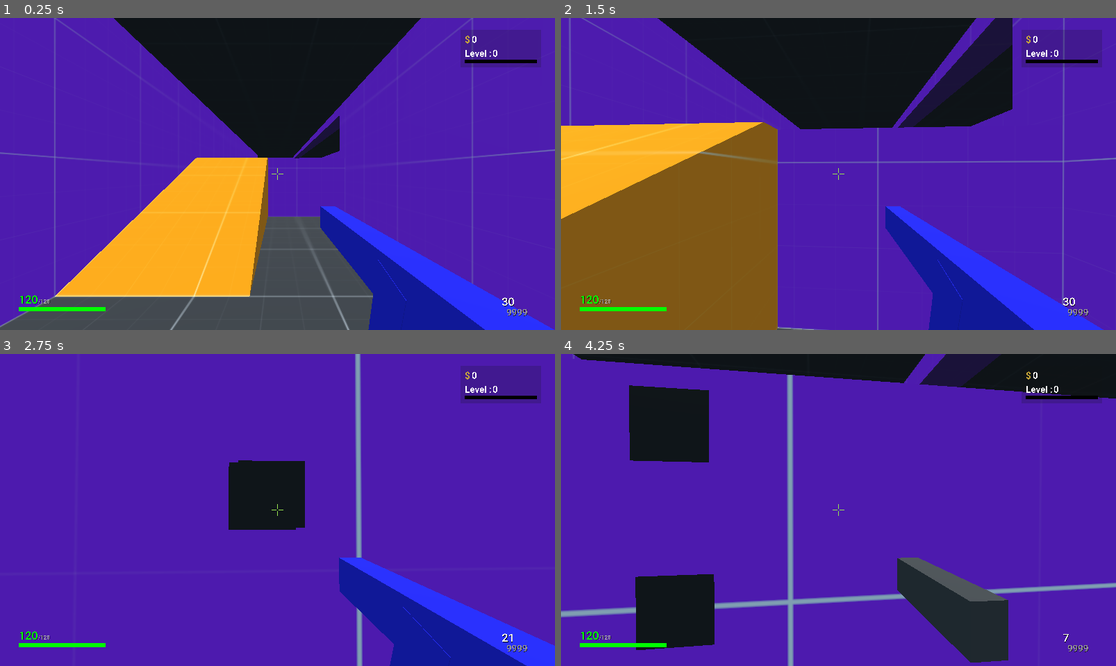
Above: before the commit, frames 1-4 (two rows, left to right).
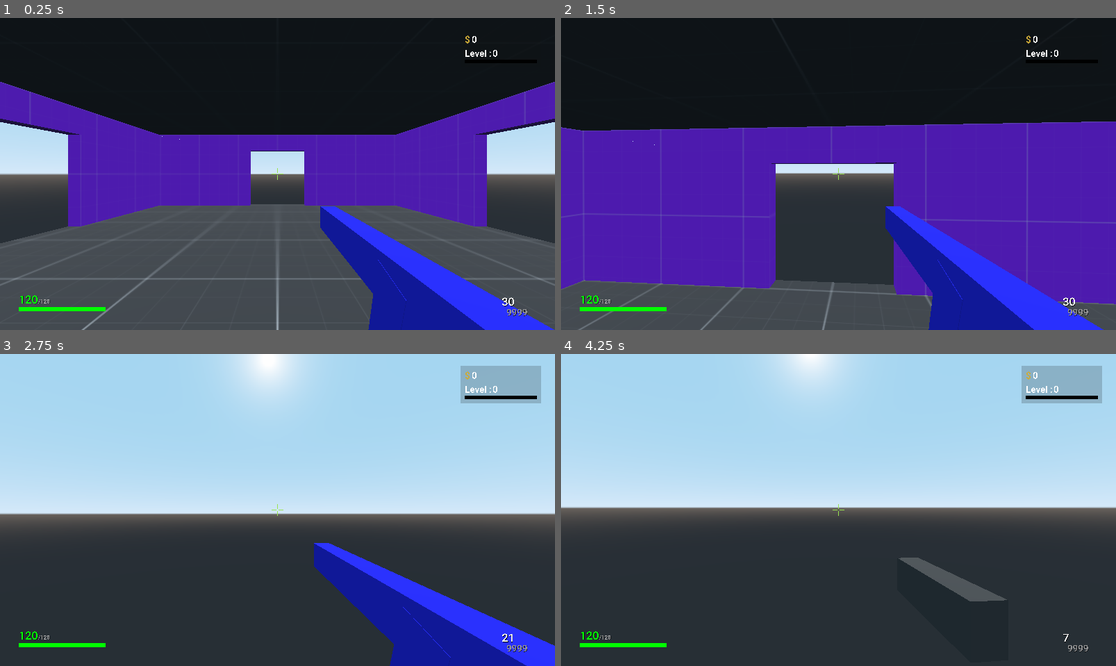
Above: after the commit, the same moments.

Repository: MetSpek/UntitledFPS
Game: Godot game, scene res://Scenes/Worlds/MainMenu.tscn
Two runs of this game, one before a commit and one after it. Both use one fixed random seed, a clock stepped at 60 frames per second and the inputs below. Before the commit the project starts from res://Scenes/Worlds/WorldTemplate.tscn.
Inputs (mouse positions are in pixels of both pictures, inside the frame that each line leads up to):
- Up to frame 1 (0.25 s): no input
- Up to frame 2 (1.5 s): move the mouse to (866, 174) at 0.52 s; hold W (move_forward) from 0.53 s (still down); tap Space (jump) at 0.6, 0.77, 1.07 s; move the mouse to (810, 174) at 1.27 s; tap Ctrl (crouch) at 1.35 s
- Up to frame 3 (2.75 s): keep holding W (move_forward); tap Space (jump) at 1.52, 1.55, 1.82, 2.3 s; move the mouse to (288, 503) at 2.02 s; press the mouse at (288, 503) at 2.03 s
- Up to frame 4 (4.25 s): keep holding W (move_forward); move the mouse to (832, 516) at 2.77 s; release the mouse at (832, 516) at 2.78 s; right-click (832, 516) at 2.85 s; tap Space (jump) at 3.02, 3.05, 3.32, 3.77, 3.8, 4.07 s; move the mouse to (877, 513) at 3.52 s; hold Mouse wheel up (next_weapon) from 3.53 s (still down)

The runs differ from the first frame. In frame 1, 52% of the frame differs, in the area x 0-100%, y 0-100%; in frame 2, 58%; in frame 3, 92%; in frame 4, 95%.

Commit message:
Version 0.0.1.10
- Added mantle
- Added teleporter
- Added start of main menu

Diff:
--- /dev/null
+++ b/Scenes/Enemies/EnemySpawn.tscn
@@ -0,0 +1,7 @@
+[gd_scene load_steps=2 format=2]
+
+[ext_resource path="res://Scripts/Enemies/Spawn.gd" type="Script" id=1]
+
+[node name="EnemySpawn" type="Spatial"]
+transform = Transform( -4.37114e-08, 0, 1, 0, 1, 0, -1, 0, -4.37114e-08, 0, 2, 0 )
+script = ExtResource( 1 )
--- a/Scenes/Players/PlayerTemplate.tscn
+++ b/Scenes/Players/PlayerTemplate.tscn
@@ -349,9 +349,19 @@
 transform = Transform( 1, 0, 0, 0, -4.37114e-08, -1, 0, 1, -4.37114e-08, 0, 0, 0 )
 shape = SubResource( 2 )
 
+[node name="Knee" type="RayCast" parent="CollisionShape"]
+transform = Transform( 1, 0, 0, 0, 1, 0, 0, 0, 1, 0, 2.28735e-09, 0.0523283 )
+enabled = true
+cast_to = Vector3( 0, -2, 0 )
+
 [node name="Foot" type="CollisionShape" parent="."]
 transform = Transform( 1, 0, 0, 0, 1, 0, 0, 0, 1, 0, -2.23908, 0 )
 shape = SubResource( 3 )
+
+[node name="Foot" type="RayCast" parent="Foot"]
+transform = Transform( 1, 0, 0, 0, 1, 0, 0, 0, 1, 0, -0.227631, 0 )
+enabled = true
+cast_to = Vector3( 0, 0, -2 )
 
 [node name="Head" type="Spatial" parent="."]
 transform = Transform( 1, 0, 0, 0, 1, 0, 0, 0, 1, 0, 1.5, 0 )
--- /dev/null
+++ b/Scenes/Worlds/Items/Teleporter.tscn
@@ -0,0 +1,35 @@
+[gd_scene load_steps=6 format=2]
+
+[ext_resource path="res://Scripts/World/Items/Teleporter.gd" type="Script" id=1]
+
+[sub_resource type="CylinderMesh" id=1]
+
+[sub_resource type="SpatialMaterial" id=4]
+albedo_color = Color( 0.576471, 0, 0, 1 )
+
+[sub_resource type="CylinderShape" id=2]
+
+[sub_resource type="CylinderShape" id=3]
+
+[node name="Teleporter" type="StaticBody" groups=["Teleporter"]]
+collision_mask = 31
+script = ExtResource( 1 )
+
+[node name="Platform" type="MeshInstance" parent="."]
+transform = Transform( 2.2, 0, 0, 0, 0.1, 0, 0, 0, 2.2, 0, 0, 0 )
+mesh = SubResource( 1 )
+material/0 = SubResource( 4 )
+
+[node name="CollisionShape" type="CollisionShape" parent="."]
+transform = Transform( 2.2, 0, 0, 0, 0.1, 0, 0, 0, 2.2, 0, 0, 0 )
+shape = SubResource( 2 )
+disabled = true
+
+[node name="Area" type="Area" parent="."]
+collision_mask = 2
+
+[node name="CollisionShape" type="CollisionShape" parent="Area"]
+transform = Transform( 1.32, 0, 0, 0, 1, 0, 0, 0, 1.32, 0, 1, 0 )
+shape = SubResource( 3 )
+
+[connection signal="body_entered" from="Area" to="." method="_on_Area_body_entered"]
--- /dev/null
+++ b/Scenes/Worlds/MainMenu.tscn
@@ -0,0 +1,73 @@
+[gd_scene load_steps=5 format=2]
+
+[ext_resource path="res://Scenes/Worlds/WorldTemplate.tscn" type="PackedScene" id=1]
+[ext_resource path="res://Scenes/Players/PlayerTemplate.tscn" type="PackedScene" id=2]
+[ext_resource path="res://Resources/Materials/Prototype/DarkMaterial.tres" type="Material" id=3]
+[ext_resource path="res://Resources/Materials/Prototype/PurpleMaterial.tres" type="Material" id=4]
+
+[node name="MainMenu" instance=ExtResource( 1 )]
+
+[node name="Floor" type="CSGBox" parent="Enviroment/Floors" index="0"]
+width = 32.0
+depth = 32.0
+material = ExtResource( 3 )
+
+[node name="Floor2" type="CSGBox" parent="Enviroment/Floors" index="1"]
+transform = Transform( 1, 0, 0, 0, 1, 0, 0, 0, 1, 0, 11, 0 )
+width = 32.0
+depth = 32.0
+material = ExtResource( 3 )
+
+[node name="Wall" type="CSGBox" parent="Enviroment/Walls" index="0"]
+transform = Transform( 1, 0, 0, 0, 1, 0, 0, 0, 1, 0, 5.5, -15.5 )
+width = 32.0
+height = 9.0
+depth = 1.0
+material = ExtResource( 4 )
+
+[node name="Wall5" type="CSGBox" parent="Enviroment/Walls/Wall" index="0"]
+transform = Transform( 1, 0, 0, 0, 1, 0, 0, 0, 1, 0, -1, 0 )
+operation = 2
+width = 7.0
+height = 7.0
+material = ExtResource( 4 )
+
+[node name="Wall2" type="CSGBox" parent="Enviroment/Walls" index="1"]
+transform = Transform( 1, 0, 0, 0, 1, 0, 0, 0, 1, 0, 5.5, 15.5 )
+width = 32.0
+height = 9.0
+depth = 1.0
+material = ExtResource( 4 )
+
+[node name="Wall3" type="CSGBox" parent="Enviroment/Walls" index="2"]
+transform = Transform( -4.37114e-08, 0, 1, 0, 1, 0, -1, 0, -4.37114e-08, 15.5, 5.5, 0 )
+width = 30.0
+height = 9.0
+depth = 1.0
+material = ExtResource( 4 )
+
+[node name="Wall6" type="CSGBox" parent="Enviroment/Walls/Wall3" index="0"]
+transform = Transform( -1, 0, 8.74228e-08, 0, 1, 0, -8.74228e-08, 0, -1, -2.98022e-08, -1, 0 )
+operation = 2
+width = 7.0
+height = 7.0
+material = ExtResource( 4 )
+
+[node name="Wall4" type="CSGBox" parent="Enviroment/Walls" index="3"]
+transform = Transform( -4.37114e-08, 0, 1, 0, 1, 0, -1, 0, -4.37114e-08, -15.5, 5.5, 0 )
+width = 30.0
+height = 9.0
+depth = 1.0
+material = ExtResource( 4 )
+
+[node name="Wall7" type="CSGBox" parent="Enviroment/Walls/Wall4" index="0"]
+transform = Transform( -1, 0, 8.74228e-08, 0, 1, 0, -8.74228e-08, 0, -1, -2.98023e-08, -1, 0 )
+operation = 2
+width = 7.0
+height = 7.0
+material = ExtResource( 4 )
+
+[node name="PlayerTemplate" parent="Player" index="0" instance=ExtResource( 2 )]
+transform = Transform( 1, 0, 0, 0, 1, 0, 0, 0, 1, 0, 2.5, 13.5 )
+
+[editable path="Player/PlayerTemplate"]
--- /dev/null
+++ b/Scenes/Worlds/Other/3DText.tscn
@@ -0,0 +1,23 @@
+[gd_scene load_steps=4 format=2]
+
+[ext_resource path="res://Scripts/World/Items/3DText.gd" type="Script" id=1]
+[ext_resource path="res://Resources/Themes/main_theme.tres" type="Theme" id=2]
+
+[sub_resource type="ViewportTexture" id=1]
+viewport_path = NodePath("Viewport")
+
+[node name="3DText" type="Sprite3D"]
+texture = SubResource( 1 )
+
+[node name="Viewport" type="Viewport" parent="."]
+size = Vector2( 817, 151 )
+transparent_bg = true
+render_target_v_flip = true
+script = ExtResource( 1 )
+
+[node name="Label" type="Label" parent="Viewport"]
+margin_right = 40.0
+margin_bottom = 14.0
+theme = ExtResource( 2 )
+text = "[ Placeholder ]"
+align = 1
--- a/Scenes/Worlds/WorldTemplate.tscn
+++ b/Scenes/Worlds/WorldTemplate.tscn
@@ -1,11 +1,6 @@
-[gd_scene load_steps=7 format=2]
+[gd_scene load_steps=2 format=2]
 
-[ext_resource path="res://Scenes/Players/PlayerTemplate.tscn" type="PackedScene" id=1]
-[ext_resource path="res://Resources/Materials/Prototype/DarkMaterial.tres" type="Material" id=2]
-[ext_resource path="res://Resources/Materials/Prototype/PurpleMaterial.tres" type="Material" id=3]
-[ext_resource path="res://Scenes/Enemies/EnemyTemplate.tscn" type="PackedScene" id=4]
-[ext_resource path="res://Resources/Materials/Prototype/OrangeMaterial.tres" type="Material" id=5]
-[ext_resource path="res://Scripts/Enemies/Spawn.gd" type="Script" id=6]
+[ext_resource path="res://Scripts/Enemies/Spawns.gd" type="Script" id=6]
 
 [node name="WorldTemplate" type="Node"]
 
@@ -14,111 +9,8 @@
 [node name="Floors" type="CSGCombiner" parent="Enviroment"]
 use_collision = true
 
-[node name="Floor" type="CSGBox" parent="Enviroment/Floors"]
-transform = Transform( 1, 0, 0, 0, 1, 0, 0, 0, 1, -55, 0, 0 )
-width = 128.0
-height = 0.002
-depth = 110.0
-material = ExtResource( 2 )
-
-[node name="Floor6" type="CSGBox" parent="Enviroment/Floors"]
-transform = Transform( 1, 0, 0, 0, 1, 0, 0, 0, 1, -55, 13, 0 )
-width = 128.0
-depth = 110.0
-material = ExtResource( 2 )
-
-[node name="Floor2" type="CSGBox" parent="Enviroment/Floors"]
-transform = Transform( 1, 0, 0, 0, 1, 0, 0, 0, 1, -52.5, 5.5, -16 )
-width = 15.0
-height = 1.0
-depth = 78.0
-material = ExtResource( 2 )
-
-[node name="Floor3" type="CSGBox" parent="Enviroment/Floors"]
-transform = Transform( 1, 0, 0, 0, 1, 0, 0, 0, 1, -69, 3, -47.5 )
-width = 14.0
-height = 6.0
-depth = 15.0
-material = ExtResource( 2 )
-
-[node name="Floor4" type="CSGBox" parent="Enviroment/Floors"]
-transform = Transform( 1, 0, 0, 0, 1, 0, 0, 0, 1, -72.5, 3, -4 )
-width = 6.0
-height = 6.0
-depth = 17.0
-material = ExtResource( 2 )
-
-[node name="Floor5" type="CSGBox" parent="Enviroment/Floors"]
-transform = Transform( 1, 0, 0, 0, 1, 0, 0, 0, 1, -72.5, 3, 46 )
-width = 21.0
-height = 6.0
-depth = 18.0
-material = ExtResource( 2 )
-
 [node name="Walls" type="CSGCombiner" parent="Enviroment"]
 use_collision = true
-
-[node name="Wall" type="CSGBox" parent="Enviroment/Walls"]
-transform = Transform( 1, 0, 0, 0, 1, 0, 0, 0, 1, -61, 6, 0 )
-height = 12.0
-depth = 110.0
-material = ExtResource( 3 )
-
-[node name="Wall7" type="CSGBox" parent="Enviroment/Walls/Wall"]
-transform = Transform( 1, 0, 0, 0, 1, 0, 0, 0, 1, 0, 3, -47.5 )
-operation = 2
-width = 3.0
-height = 6.0
-depth = 14.0
-material = ExtResource( 3 )
-
-[node name="Wall5" type="CSGBox" parent="Enviroment/Walls"]
-transform = Transform( 1, 0, 0, 0, 1, 0, 0, 0, 1, -44, 6, 39 )
-height = 12.0
-depth = 32.0
-material = ExtResource( 3 )
-
-[node name="Wall6" type="CSGBox" parent="Enviroment/Walls"]
-transform = Transform( -4.37114e-08, 0, -1, 0, 1, 0, 1, 0, -4.37114e-08, -52.5, 3, 24 )
-height = 6.0
-depth = 15.0
-material = ExtResource( 3 )
-
-[node name="Wall2" type="CSGBox" parent="Enviroment/Walls"]
-transform = Transform( 1, 0, 0, 0, 1, 0, 0, 0, 1, 10, 6, 0 )
-height = 12.0
-depth = 110.0
-material = ExtResource( 3 )
-
-[node name="Wall8" type="CSGBox" parent="Enviroment/Walls"]
-transform = Transform( 1, 0, 0, 0, 1, 0, 0, 0, 1, -44, 3.5, -16 )
-height = 7.0
-depth = 78.0
-material = ExtResource( 3 )
-
-[node name="Wall9" type="CSGBox" parent="Enviroment/Walls"]
-transform = Transform( 1, 0, 0, 0, 1, 0, 0, 0, 1, -44, 11.5, -16 )
-height = 1.0
-depth = 78.0
-material = ExtResource( 3 )
-
-[node name="Wall7" type="CSGBox" parent="Enviroment/Walls"]
-transform = Transform( 1, 0, 0, 0, 1, 0, 0, 0, 1, -120, 6, 0 )
-height = 12.0
-depth = 110.0
-material = ExtResource( 3 )
-
-[node name="Wall3" type="CSGBox" parent="Enviroment/Walls"]
-transform = Transform( -4.37114e-08, 0, 1, 0, 1, 0, -1, 0, -4.37114e-08, -55, 6, 56 )
-height = 12.0
-depth = 132.0
-material = ExtResource( 3 )
-
-[node name="Wall4" type="CSGBox" parent="Enviroment/Walls"]
-transform = Transform( -4.37114e-08, 0, 1, 0, 1, 0, -1, 0, -4.37114e-08, -55, 6, -56 )
-height = 12.0
-depth = 132.0
-material = ExtResource( 3 )
 
 [node name="Boxes" type="CSGCombiner" parent="Enviroment"]
 use_collision = true
@@ -126,26 +18,12 @@
 [node name="Ramps" type="CSGCombiner" parent="Enviroment"]
 use_collision = true
 
-[node name="CSGPolygon" type="CSGPolygon" parent="Enviroment/Ramps"]
-transform = Transform( -3.0598e-08, 0, -0.7, 0, 1, 0, 1, 0, -4.37114e-08, -60, 5, 25 )
-polygon = PoolVector2Array( 0, -5, 0, 1, 1, 1, 15, -5 )
-depth = 10.0
-material = ExtResource( 5 )
+[node name="Items" type="Spatial" parent="Enviroment"]
 
-[node name="CSGPolygon2" type="CSGPolygon" parent="Enviroment/Ramps"]
-transform = Transform( -3.0598e-08, 0, -0.7, 0, 1, 0, 1, 0, -4.37114e-08, -69, 5, -40 )
-polygon = PoolVector2Array( 0, -5, 0, 1, 1, 1, 15, -5 )
-depth = 10.0
-material = ExtResource( 5 )
+[node name="Text" type="Spatial" parent="Enviroment"]
 
 [node name="Player" type="Spatial" parent="."]
 transform = Transform( 1, 0, 0, 0, 1, 0, 0, 0, 1, 0, 1.50941, 0 )
-
-[node name="PlayerTemplate" parent="Player" instance=ExtResource( 1 )]
-transform = Transform( 1, 0, 0, 0, 1, 0, 0, 0, 1, -52, 2.05266, 48 )
-
-[node name="Camera" parent="Player/PlayerTemplate/Head" index="0"]
-far = 200.0
 
 [node name="Lights" type="Spatial" parent="."]
 
@@ -153,69 +31,4 @@
 transform = Transform( 1, 0, 0, 0, -5.96046e-08, 1, 0, -1, -5.96046e-08, 0, 32, 0 )
 
 [node name="Enemies" type="Spatial" parent="."]
-
-[node name="Enemy" type="Spatial" parent="Enemies"]
-transform = Transform( -4.37114e-08, 0, 1, 0, 1, 0, -1, 0, -4.37114e-08, 0, 2, 0 )
 script = ExtResource( 6 )
-
-[node name="EnemyTemplate" parent="Enemies/Enemy" instance=ExtResource( 4 )]
-able_to_shoot = false
-can_respawn = true
-
-[node name="Enemy2" type="Spatial" parent="Enemies"]
-transform = Transform( -4.37114e-08, 0, 1, 0, 1, 0, -1, 0, -4.37114e-08, 0, 2, 0 )
-script = ExtResource( 6 )
-
-[node name="EnemyTemplate" parent="Enemies/Enemy2" instance=ExtResource( 4 )]
-can_respawn = true
-
-[node name="Enemy3" type="Spatial" parent="Enemies"]
-transform = Transform( -4.37114e-08, 0, 1, 0, 1, 0, -1, 0, -4.37114e-08, 0, 2, 0 )
-script = ExtResource( 6 )
-
-[node name="EnemyTemplate" parent="Enemies/Enemy3" instance=ExtResource( 4 )]
-can_respawn = true
-
-[node name="Enemy4" type="Spatial" parent="Enemies"]
-transform = Transform( -4.37114e-08, 0, 1, 0, 1, 0, -1, 0, -4.37114e-08, 0, 2, 0 )
-script = ExtResource( 6 )
-
-[node name="EnemyTemplate" parent="Enemies/Enemy4" instance=ExtResource( 4 )]
-can_respawn = true
-
-[node name="Enemy5" type="Spatial" parent="Enemies"]
-transform = Transform( -4.37114e-08, 0, 1, 0, 1, 0, -1, 0, -4.37114e-08, 0, 2, 0 )
-script = ExtResource( 6 )
-
-[node name="EnemyTemplate" parent="Enemies/Enemy5" instance=ExtResource( 4 )]
-can_respawn = true
-
-[node name="Enemy6" type="Spatial" parent="Enemies"]
-transform = Transform( -4.37114e-08, 0, 1, 0, 1, 0, -1, 0, -4.37114e-08, 0, 2, 0 )
-script = ExtResource( 6 )
-
-[node name="EnemyTemplate" parent="Enemies/Enemy6" instance=ExtResource( 4 )]
-can_respawn = true
-
-[node name="Enemy7" type="Spatial" parent="Enemies"]
-transform = Transform( -4.37114e-08, 0, 1, 0, 1, 0, -1, 0, -4.37114e-08, 0, 2, 0 )
-script = ExtResource( 6 )
-
-[node name="EnemyTemplate" parent="Enemies/Enemy7" instance=ExtResource( 4 )]
-can_respawn = true
-
-[node name="Enemy8" type="Spatial" parent="Enemies"]
-transform = Transform( -4.37114e-08, 0, 1, 0, 1, 0, -1, 0, -4.37114e-08, 0, 2, 0 )
-script = ExtResource( 6 )
-
-[node name="EnemyTemplate" parent="Enemies/Enemy8" instance=ExtResource( 4 )]
-can_respawn = true
-
-[node name="Enemy9" type="Spatial" parent="Enemies"]
-transform = Transform( -4.37114e-08, 0, 1, 0, 1, 0, -1, 0, -4.37114e-08, 0, 2, 0 )
-script = ExtResource( 6 )
-
-[node name="EnemyTemplate" parent="Enemies/Enemy9" instance=ExtResource( 4 )]
-can_respawn = true
-
-[editable path="Player/PlayerTemplate"]
--- a/Scripts/Enemies/Spawn.gd
+++ b/Scripts/Enemies/Spawn.gd
@@ -1,18 +1,18 @@
 extends Spatial
 
+export var enemy_count : int
 var enemy = preload("res://Scenes/Enemies/EnemyTemplate.tscn")
 
-func destroy():
-	if self.get_child_count() > 0:
 
-		self.get_child(0).queue_free()
+func _ready():
+	for x in enemy_count:
+		spawn()
 
-func respawn():
-	var enemy_instance = enemy.instance()
-	enemy_instance.able_to_shoot = self.get_child(0).able_to_shoot
-	enemy_instance.can_respawn = self.get_child(0).can_respawn
-	self.add_child(enemy_instance)
+func _process(delta):
+	if self.get_child_count() == 0:
+		queue_free()
 
 func spawn():
-	respawn()
-	destroy()
+	var enemy_instance = enemy.instance()
+	enemy_instance.health = enemy_instance.health * GlobalGameHandler.difficulty
+	self.add_child(enemy_instance)
--- /dev/null
+++ b/Scripts/Enemies/Spawns.gd
@@ -0,0 +1,17 @@
+extends Spatial
+
+
+var enemy_spawns_left
+var level_finished = false
+
+func _ready():
+	check_enemy_spawn_count()
+
+func _process(delta):
+	check_enemy_spawn_count()
+
+func check_enemy_spawn_count():
+	enemy_spawns_left = self.get_child_count()
+	if enemy_spawns_left == 0 and !level_finished:
+		level_finished = true
+		get_tree().call_group("Teleporter", "level_finished")
--- a/Scripts/Game/GlobalGameHandler.gd
+++ b/Scripts/Game/GlobalGameHandler.gd
@@ -24,7 +24,7 @@
 	"name" : "Smg",
 	"damage" : 4,
 	"clip_size" : 25,
-	"vertical_recoil" : 1,
+	"vertical_recoil" : .5,
 	"horizontal_recoil" : .05,
 	"fire_animation" : "SmgFire",
 	"reload_animation" : "SmgReload"
@@ -57,21 +57,32 @@
 
 #LEVEL
 var level = 1
+var scaling_a = 1
+var scaling_b = 1.1
+var start_height = -.5
+var difficulty = 0
+
 
 #PLAYER
 var xp_required = [100,200,300,400,500,600,700,800,900,1000,1200,1400,1600,1800,2000,2200,2400,2600,2800,3000]
+var money_awarded = [10,20,30,40,50,60,70,80,90,100,120,140,160,180,200,220,240,260,280,300]
 
 
 func _ready():
 	max_bullets = 9999
 	current_bullets = max_bullets
 	set_weapon_variables()
+	set_difficulty()
 
 func _physics_process(delta):
 	if Input.is_action_pressed("ui_cancel"):
 		get_tree().quit()
 	elif Input.is_action_pressed("reload_scene"):
 		get_tree().reload_current_scene()
+
+func set_difficulty():
+	difficulty = scaling_a*(pow(scaling_b, level) + start_height)
+
 
 func switch_weapon():
 	currently_holding = weapons[currently_holding_index]
@@ -88,18 +99,27 @@
 	check_level_up(xp)
 	give_money(money)
 
-	print(PlayerData.xp)
-	print(PlayerData.money)
-
 func give_money(money):
 	PlayerData.money += money * level
 
 func check_level_up(xp):
-	PlayerData.xp += xp
+	var xp_index = 0
+	PlayerData.xp += xp * level
+	if PlayerData.level > xp_required.size():
+		xp_index = xp_required.size() - 1
+	else:
+		xp_index = PlayerData.level
 
-	if PlayerData.xp == xp_required[PlayerData.level]:
-		PlayerData.level += 1
+	if PlayerData.xp == xp_required[xp_index]:
+		level_up_player()
 		PlayerData.xp = 0
-	elif PlayerData.xp > xp_required[PlayerData.level]:
+	elif PlayerData.xp > xp_required[xp_index]:
 		PlayerData.xp = PlayerData.xp - xp_required[PlayerData.level]
-		PlayerData.level += 1
+		level_up_player()
+
+func level_up_player():
+	PlayerData.level += 1
+	if PlayerData.level > money_awarded.size():
+		PlayerData.money += money_awarded[money_awarded.size() - 1]
+	else:
+		PlayerData.money += money_awarded[PlayerData.level - 1]
--- a/Scripts/Player/PlayerData.gd
+++ b/Scripts/Player/PlayerData.gd
@@ -5,3 +5,7 @@
 var xp = 0
 
 var money = 0
+
+var smg_level = 0
+var assault_lvl = 0
+var shotgun_
--- a/Scripts/Player/PlayerTemplate.gd
+++ b/Scripts/Player/PlayerTemplate.gd
@@ -22,7 +22,7 @@
 var air_acceleration = 1
 var normal_acceleration = 6
 export var gravity = 20
-export var jump = 10
+export var jump = 12
 var full_contact = false
 
 export var mouse_sensitivity = 0.05
@@ -40,6 +40,8 @@
 onready var ground_check = $GroundCheck
 onready var head_check = $Head/HeadCheck
 onready var tween = $Tween
+onready var raycast_foot = $Foot/Foot
+onready var raycast_knee = $CollisionShape/Knee
 
 
 #SHOOTING
@@ -264,12 +266,18 @@
 
 
 
+
 	direction = direction.normalized()
 
 	h_velocity = h_velocity.linear_interpolate(direction * speed, h_acceleration * delta)
 	movement.z = h_velocity.z + gravity_vec.z
 	movement.x = h_velocity.x + gravity_vec.x
-	movement.y = gravity_vec.y
+
+
+	if raycast_foot.is_colliding() and not is_on_floor() and not raycast_knee.is_colliding() and not raycast_foot.get_collider().name == "Walls":
+		movement.y = 12
+	else:
+		movement.y = gravity_vec.y
 
 	move_and_slide(movement, Vector3.UP)
 
--- /dev/null
+++ b/Scripts/World/Items/3DText.gd
@@ -0,0 +1,6 @@
+tool
+extends Viewport
+
+
+func _process(delta):
+	size = $Label.rect_size
--- /dev/null
+++ b/Scripts/World/Items/Teleporter.gd
@@ -0,0 +1,13 @@
+extends StaticBody
+
+onready var platform = $Platform
+var can_teleport = false
+
+func level_finished():
+	can_teleport = true
+	var material = platform.get_surface_material(0)
+	material.albedo_color = Color.green
+
+func _on_Area_body_entered(body):
+	if can_teleport:
+		get_tree().reload_current_scene()
--- a/project.godot
+++ b/project.godot
@@ -11,7 +11,7 @@
 [application]
 
 config/name="Untitled Fps"
-run/main_scene="res://Scenes/Worlds/WorldTemplate.tscn"
+run/main_scene="res://Scenes/Worlds/MainMenu.tscn"
 config/icon="res://icon.png"
 
 [autoload]
